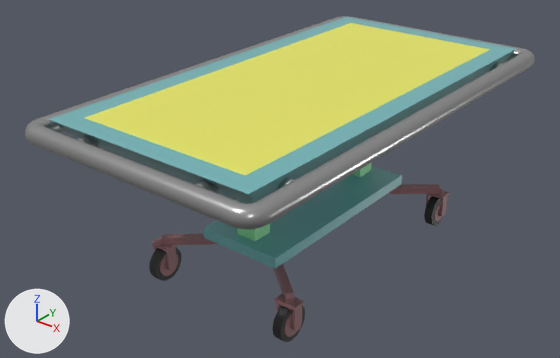
A saved change to the Blender file Assets/BlenderProjects/OperatingTable.blend.
Rendered twice from a 50 mm camera at (1.9, -2.59, 1.93) aimed at (-0.09, -0.1, 0.38). The axes (+X, +Y, +Z) are drawn at lower left. The lights are the same throughout.

The older version as bpy lines, for what is in view:
```python
me_handle = bpy.data.meshes.new('Handle')
me_handle.from_pydata(...)  # 144 vertices, 128 faces; spans x 0.0..0.59, y 0.0..1.09, z -0.04..0.04
me_handle.polygons.foreach_set('use_smooth', [True] * 128)
me_handle.materials.append(mat_handlemetal)  # grey #b0b0b0
me_slab = bpy.data.meshes.new('Slab')
me_slab.from_pydata(...)  # 12 vertices, 10 faces; spans x -0.5..0.5, y -1.0..1.0, z -0.05..0.05
# faces by material slot: [9, 1]
me_slab.materials.append(mat_slabmain)  # cyan #72b5b9
me_slab.materials.append(mat_slabtop)  # yellow #e7e664
me_wheel = bpy.data.meshes.new('Wheel')
me_wheel.from_pydata(...)  # 117 vertices, 103 faces; spans x 0.0..0.05, y -0.08..0.08, z 0.0..0.18
me_wheel.polygons.foreach_set('use_smooth', [True] * 103)
# faces by material slot: [32, 71]
me_wheel.materials.append(mat_wheeltire)  # black #212121
me_wheel.materials.append(mat_wheelconnector)  # brown #91666b
ob_handle = bpy.data.objects.new('Handle', me_handle)
ob_handle.location = (0.0, 0.0, 0.8)
_m = ob_handle.modifiers.new('Mirror', 'MIRROR')
_m.use_axis = (True, True, False)
ob_slab = bpy.data.objects.new('Slab', me_slab)
ob_slab.location = (0.0, 0.0, 0.8)
ob_wheel_003 = bpy.data.objects.new('Wheel.003', me_wheel)
ob_wheel_003.location = (0.35, 0.6, 0.0)
_m = ob_wheel_003.modifiers.new('Mirror', 'MIRROR')
# also in view: 'BaseSlab' at (0.0, 0.0, 0.24); 'Supports' at (0.0, 0.0, 0.51); 'Wheel.000' at (0.35, -0.6, 0.09); 'Wheel.001' at (-0.35, -0.6, 0.09); 'WheelConnector.001' at (-0.24, -0.5, 0.2)
```
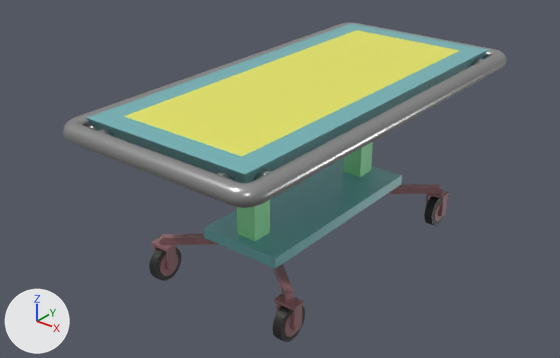
Where the change shows, as pixel boxes (x1, y1, x2, y2) in the pictures (560 x 358 px; the box of a moved part takes in the faces that stretch with it):
'Slab', reshaped (14% narrower, 14% shorter): before (48, 17, 516, 203); after (87, 23, 488, 183)
'Handle', reshaped (13% narrower, 13% shorter): before (25, 16, 535, 230); after (63, 23, 507, 208)
part 2 of me_handle, moved or reshaped: before (25, 16, 535, 230); after (63, 23, 507, 208)
part 3 of me_handle, moved or reshaped: before (38, 17, 533, 224); after (77, 24, 505, 203)
part 4 of me_handle, moved or reshaped: before (29, 17, 521, 226); after (68, 23, 493, 204)
'Supports', unchanged, uncovered by the edit: before (237, 162, 372, 241); after (237, 142, 373, 241)

Diff of the bpy script that builds the scene:
```diff
--- a/Assets/BlenderProjects/OperatingTable.blend.py
+++ b/Assets/BlenderProjects/OperatingTable.blend.py
@@ me_slab @@
 me_slab.from_pydata(...)  # 12 vertices, 10 faces; spans x -0.5..0.5, y -1.0..1.0, z -0.05..0.05
 # used by ob_slab; location = (0.0, 0.0, 0.8)
-me_slab.vertices[0].co = (-0.45, -0.91, -0.05)
-me_slab.vertices[1].co = (-0.41, -0.91, 0.05)  # pixel (83, 117)
-me_slab.vertices[2].co = (-0.45, 0.91, -0.05)
-me_slab.vertices[3].co = (-0.41, 0.91, 0.05)  # pixel (351, 22)
-me_slab.vertices[4].co = (0.45, -0.91, -0.05)
-me_slab.vertices[5].co = (0.41, -0.91, 0.05)  # pixel (245, 175)
-me_slab.vertices[6].co = (0.45, 0.91, -0.05)
-me_slab.vertices[7].co = (0.41, 0.91, 0.05)  # pixel (490, 49)
-me_slab.vertices[8].co = (-0.5, -1.0, 0.05)  # pixel (47, 119)
-me_slab.vertices[9].co = (-0.5, 1.0, 0.05)  # pixel (346, 16)
-me_slab.vertices[10].co = (0.5, 1.0, 0.05)  # pixel (516, 48)
-me_slab.vertices[11].co = (0.5, -1.0, 0.05)  # pixel (248, 194)
+# me_slab part 1
+me_slab.vertices[0].co = (-0.35, -0.85, -0.05)
+me_slab.vertices[1].co = (-0.3, -0.8, 0.05)  # pixel (123, 116)
+me_slab.vertices[2].co = (-0.35, 0.85, -0.05)
+me_slab.vertices[3].co = (-0.3, 0.8, 0.05)  # pixel (356, 30)
+me_slab.vertices[4].co = (0.35, -0.85, -0.05)
+me_slab.vertices[5].co = (0.3, -0.8, 0.05)  # pixel (242, 156)
+me_slab.vertices[6].co = (0.35, 0.85, -0.05)
+me_slab.vertices[7].co = (0.3, 0.8, 0.05)  # pixel (460, 50)
+me_slab.vertices[8].co = (-0.4, -0.9, 0.05)  # pixel (85, 117)
+me_slab.vertices[9].co = (-0.4, 0.9, 0.05)  # pixel (351, 23)
+me_slab.vertices[10].co = (0.4, 0.9, 0.05)  # pixel (488, 49)
+me_slab.vertices[11].co = (0.4, -0.9, 0.05)  # pixel (245, 174)
 me_slab.materials.append(mat_slabmain)
@@ me_handle @@
 me_handle.from_pydata(...)  # 144 vertices, 128 faces; spans x 0.0..0.59, y 0.0..1.09, z -0.04..0.04
 # used by ob_handle; location = (0.0, 0.0, 0.8)
+# me_handle part 2: all 112 vertices in x 0.5..0.59, y 1.0..1.09, z -0.04..0.04 are moved by (-0.1, -0.1, 0.0)
+# me_handle part 3: all 16 vertices in x 0.51..0.59, y 0.0, z -0.04..0.04 are moved by (-0.1, 0.0, 0.0)
+# me_handle part 4: all 16 vertices in x 0.0, y 1.01..1.09, z -0.04..0.04 are moved by (0.0, -0.1, 0.0)
 me_handle.materials.append(mat_handlemetal)
```
